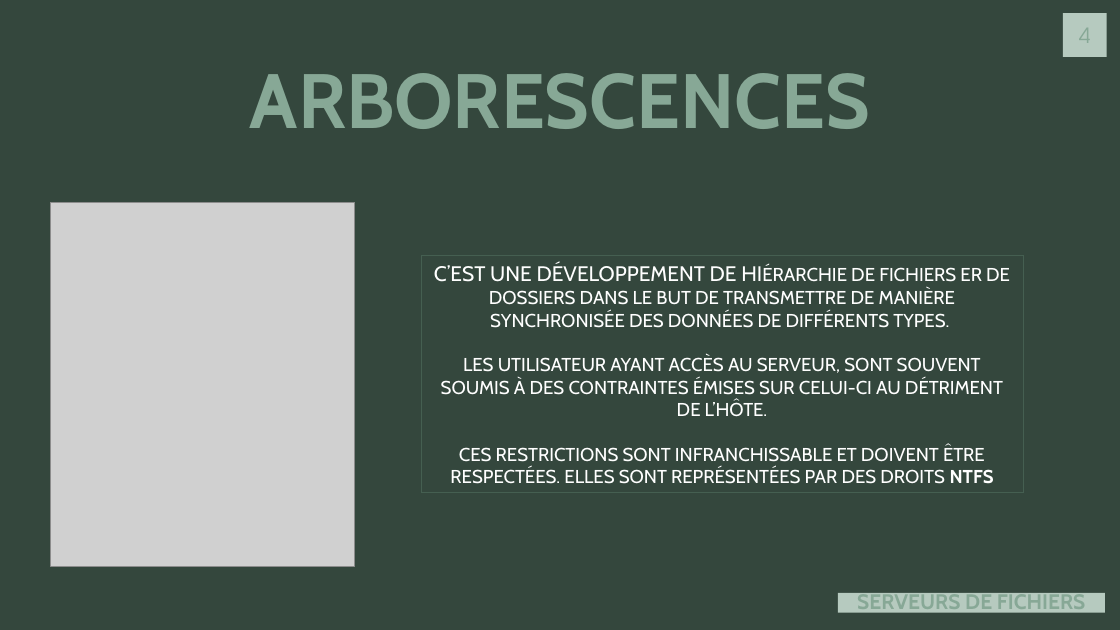
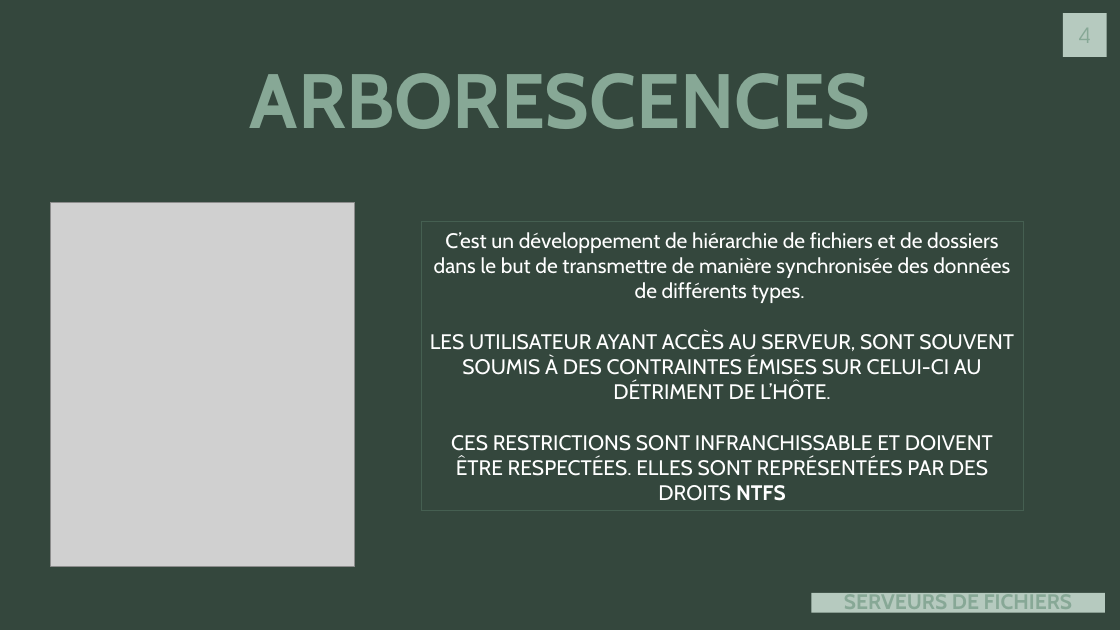
Before and after one commit to J0rg321/Serveur_Fichiers_ICT-123, a slide deck: slide 4 of SERVEUR ET FICHIERS D’IMPRESSION.pptx. Drawn at 1120x630 pixels with LibreOffice and Linux fonts; fonts in the diff are those of the drawing; grey boxes stand for pictures. Boxes give left, top, right and bottom in pixels: in the first picture for what was removed or moved away, otherwise in the second. Text is boxed around its words. In the diff, an @@ line names an element or a change of style, - is before the commit and + after.

Commit message:
supprimer dossier + modifications powerpoint

```diff
--- a/SERVEUR ET FICHIERS D’IMPRESSION.pptx
+++ b/SERVEUR ET FICHIERS D’IMPRESSION.pptx
@@ rectangle "C’est un développement de hiérarchie ..." resized from (x1=421, y1=255, x2=1023, y2=493) to (x1=421, y1=222, x2=1023, y2=510) @@
@@ text in rectangle at (x1=434, y1=232, x2=1010, y2=303): text changed; size 16 to 18 pt @@
-C’EST UNE DÉVELOPPEMENT DE HIÉRARCHIE DE FICHIERS ER DE DOSSIERS DANS LE BUT DE TRANSMETTRE DE MANIÈRE SYNCHRONISÉE DES DONNÉES DE DIFFÉRENTS TYPES.
+C’est un développement de hiérarchie de fichiers et de dossiers dans le but de transmettre de manière synchronisée des données de différents types.
@@ text in rectangle at (x1=430, y1=331, x2=1014, y2=501): size 16 to 18 pt in "LES UTILISATEUR AYANT ACCÈS AU SERVEUR, SONT ...", "CES RESTRICTIONS SONT INFRANCHISSABLE ET DOIVENT ÊTRE ..." @@
@@ title "SERVEURS DE FICHIERS" resized from (x1=838, y1=593, x2=1105, y2=613) to (x1=812, y1=593, x2=1105, y2=613) @@
```
Also in this commit, not shown: 4 other slides changed, 1 slide added, 1 other file.
